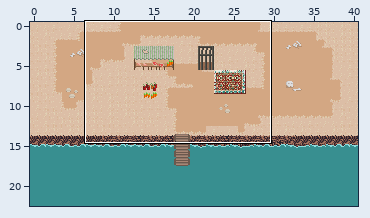
An edit to a level. Tiled map, maps/level0.tmx. Above: a wide view before the commit, with the close-up outlined.
Close-up. As it was:
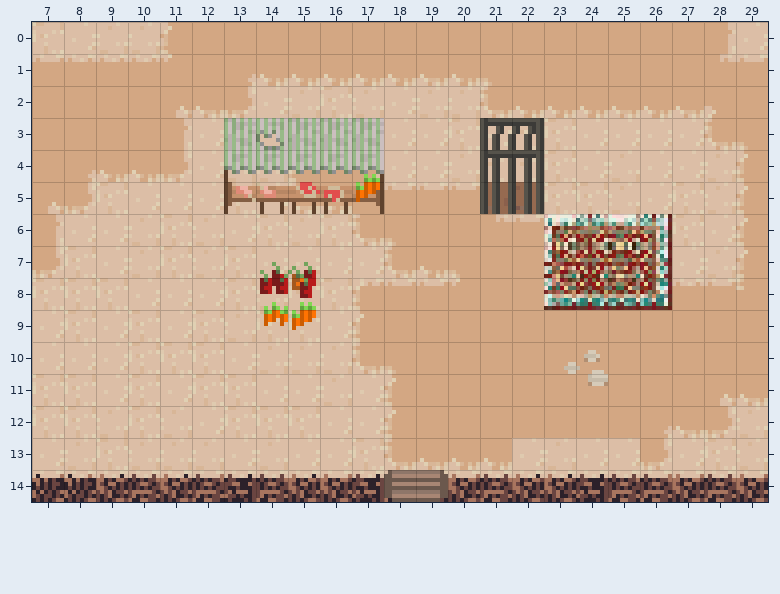
Cells are 8x8 px. Shown: x 7..29, y 0..14. Tiles whose own drawing changed are shown in their newer look in all pictures.
After the commit:
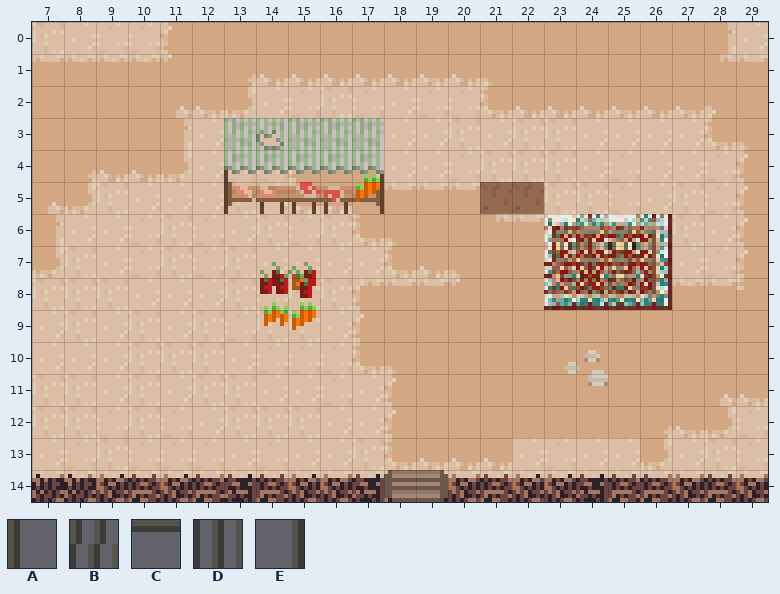
Key: from "Tileset": A 25, B 56, C 57, D 88, E 89.
_ is an empty cell.
Tiles replaced or removed in this view: A, B, C, D, E.
From old to new:
Changed rows in their new state; . is an unchanged cell.
Layer "walls_OVERLAY1":
first column x 21:
 3 __
 4 __
 5 __
Layer "walls_OVERLAY2":
first column x 21:
 3 __
Layer "walls_OVERLAY3":
first column x 21:
 3 __
 4 __
 5 __
Layer "walls_OVERLAY4":
first column x 21:
 4 __
Changed places in both close-ups, as pixel boxes (x1, y1, x2, y2):
removed: (480, 118, 544, 214)
